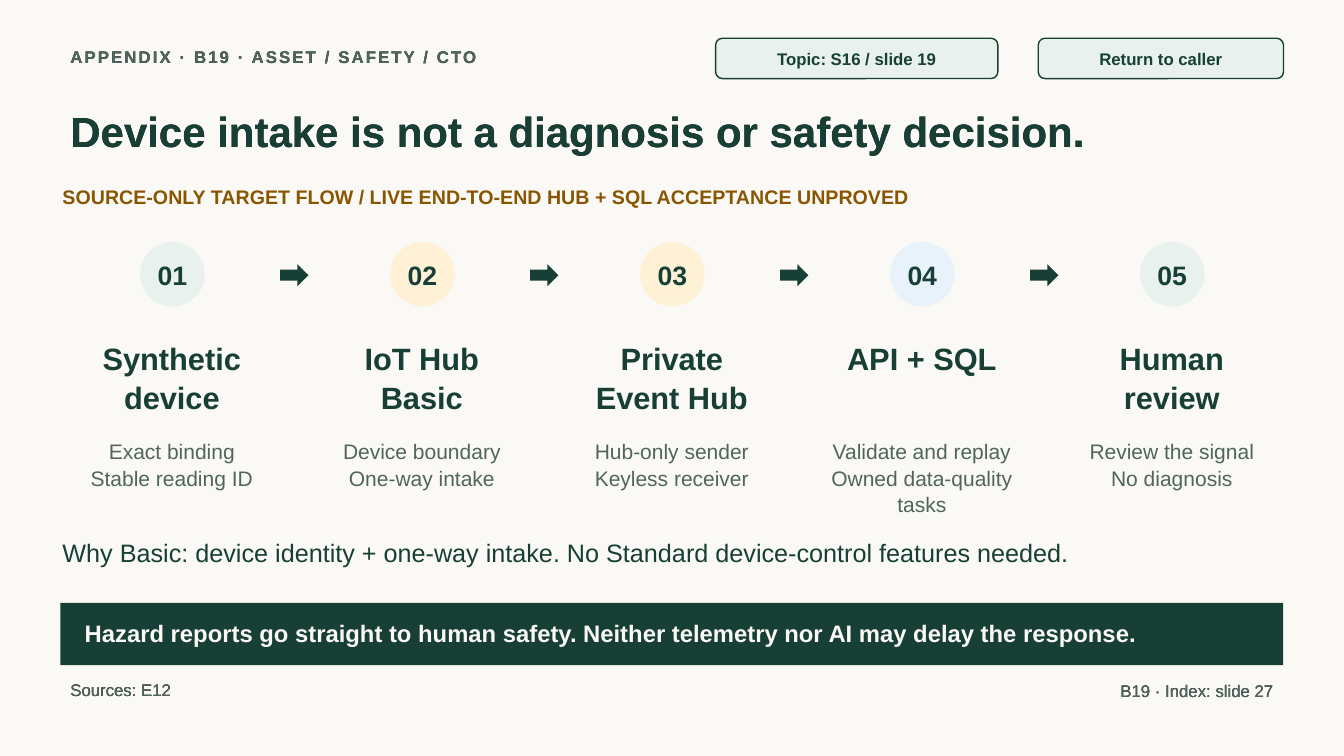
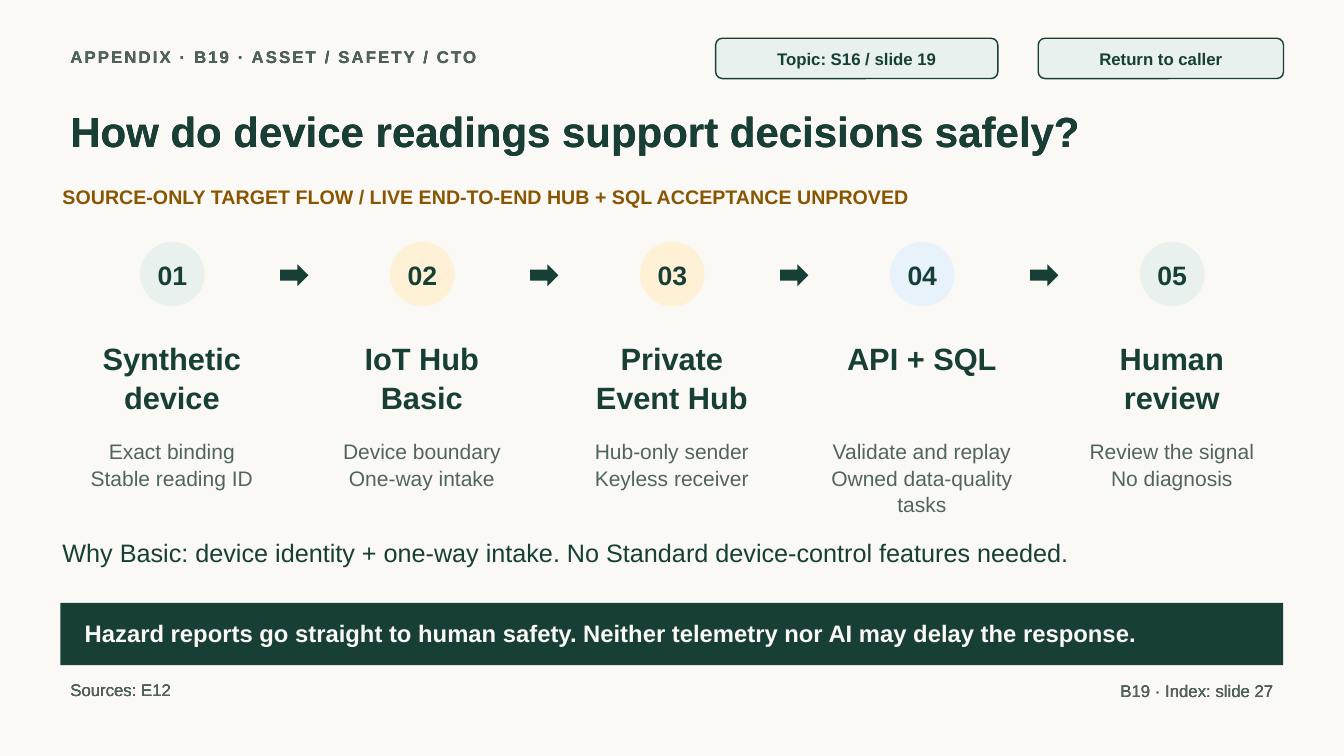
Before and after one commit to jmservera/ama, a slide deck: slide 46 of docs/capstone/deck/zava-forward-cowork-v2-draft.pptx. Drawn at 1344x756 pixels with LibreOffice and Linux fonts; fonts in the diff are those of the drawing. Boxes give left, top, right and bottom in pixels: in the first picture for what was removed or moved away, otherwise in the second. Text is boxed around its words. In the diff, an @@ line names an element or a change of style, - is before the commit and + after.

```diff
--- a/docs/capstone/deck/zava-forward-cowork-v2-draft.pptx
+++ b/docs/capstone/deck/zava-forward-cowork-v2-draft.pptx
@@ text at [70, 116, 1080, 155]: text changed @@
-Device intake is not a diagnosis or safety decision.
+How do device readings support decisions safely?
```
Also in this commit, not shown: 9 other slides changed, 1 slide added, 1 slide removed, 26 other files.
